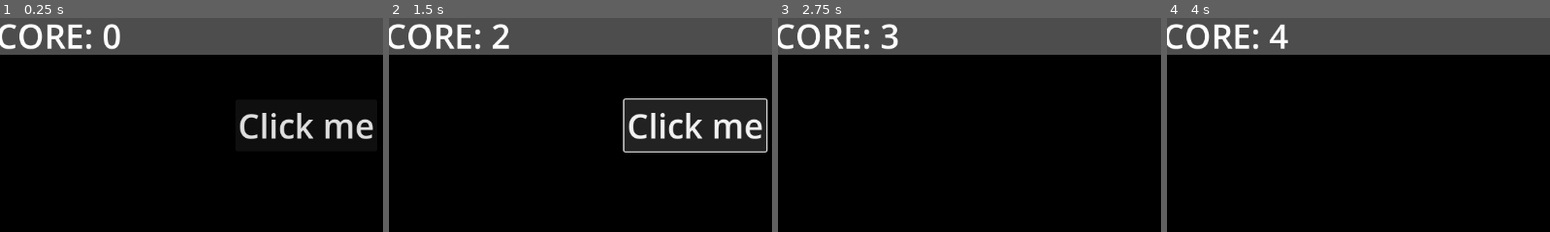
Above: before the commit, frames 1-4 (left to right).
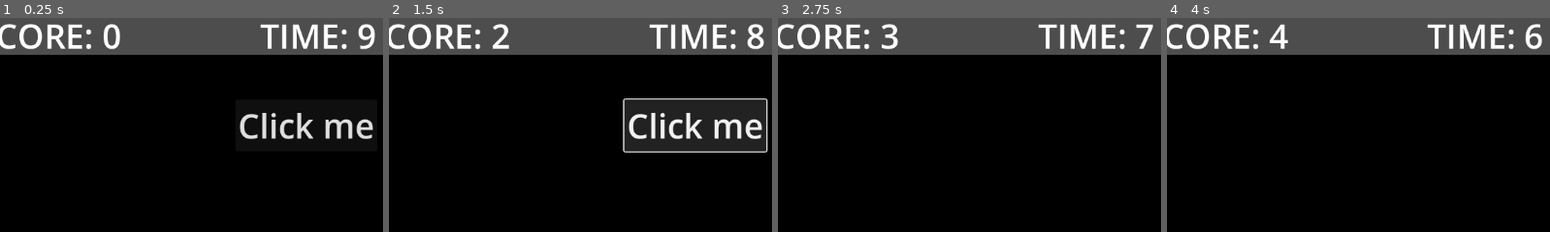
Above: after the commit, the same moments.

Repository: CD1FOX/ClickTheButtonGame
Game: Godot game, scene res://main.tscn
Same seed, same stepped clock (60 frames per second), same inputs: the game is played once before the commit and once after it.
Inputs:
- Up to frame 1 (0.25 s): no input
- Up to frame 2 (1.5 s): click "Click me" at 0.5 s; click "Click me" at 1.25 s
- Up to frame 3 (2.75 s): click "Click me" at 2 s
- Up to frame 4 (4 s): tap Enter at 3.5 s
The pictures show only the part of the screen within x 4-54%, y 0-50%; the shares and areas given below are measured in that part.

The runs differ from the first frame. In frame 1, 1.5% of the frame differs, in the area x 67-98%, y 2-15%; in frame 2, 1.5%; in frame 3, 1.4%; in frame 4, 1.5%.

Commit message:
Update
Added:
- Timer

Diff:
--- a/main.gd
+++ b/main.gd
@@ -8,17 +8,24 @@
 	var randomNumberY = randi_range(59, 555)
 	$Button.position.x = randomNumberX
 	$Button.position.y = randomNumberY
-	$Timer.start()
+	$RepositionTimer.start()
 
 func _ready() -> void:
 	RandomLocations()
+	$TimeLeftTimer.start()
 
 func _process(_delta: float) -> void:
-	$Label.text = "Score: " + str(clickCount)
-	print(int($Timer.time_left))
+	#Increase Score
+	$ScoreLabel.text = "Score: " + str(clickCount)
+
+	#TimerLeft
+	$TimeLeftLabel.text = "TIME: " + str(int($TimeLeftTimer.time_left))
 
 func _on_button_pressed() -> void:
 	clickCount += 1
 
 func _on_timer_timeout() -> void:
 	RandomLocations()
+
+func _on_time_left_timer_timeout() -> void:
+	get_tree().quit()
--- a/main.tscn
+++ b/main.tscn
@@ -5,7 +5,7 @@
 [node name="Main" type="Node2D"]
 script = ExtResource("1_ig7tw")
 
-[node name="Label" type="Label" parent="."]
+[node name="ScoreLabel" type="Label" parent="."]
 offset_left = 16.0
 offset_top = -4.0
 offset_right = 201.0
@@ -16,7 +16,18 @@
 vertical_alignment = 1
 uppercase = true
 
-[node name="Timer" type="Timer" parent="."]
+[node name="TimeLeftLabel" type="Label" parent="."]
+offset_left = 316.0
+offset_top = -4.0
+offset_right = 729.0
+offset_bottom = 65.0
+theme_override_font_sizes/font_size = 50
+text = "Time: "
+horizontal_alignment = 1
+vertical_alignment = 1
+uppercase = true
+
+[node name="RepositionTimer" type="Timer" parent="."]
 wait_time = 2.5
 
 [node name="ColorRect" type="ColorRect" parent="."]
@@ -34,5 +45,9 @@
 theme_override_font_sizes/font_size = 50
 text = "Click me"
 
-[connection signal="timeout" from="Timer" to="." method="_on_timer_timeout"]
+[node name="TimeLeftTimer" type="Timer" parent="."]
+wait_time = 10.0
+
+[connection signal="timeout" from="RepositionTimer" to="." method="_on_timer_timeout"]
 [connection signal="pressed" from="Button" to="." method="_on_button_pressed"]
+[connection signal="timeout" from="TimeLeftTimer" to="." method="_on_time_left_timer_timeout"]
